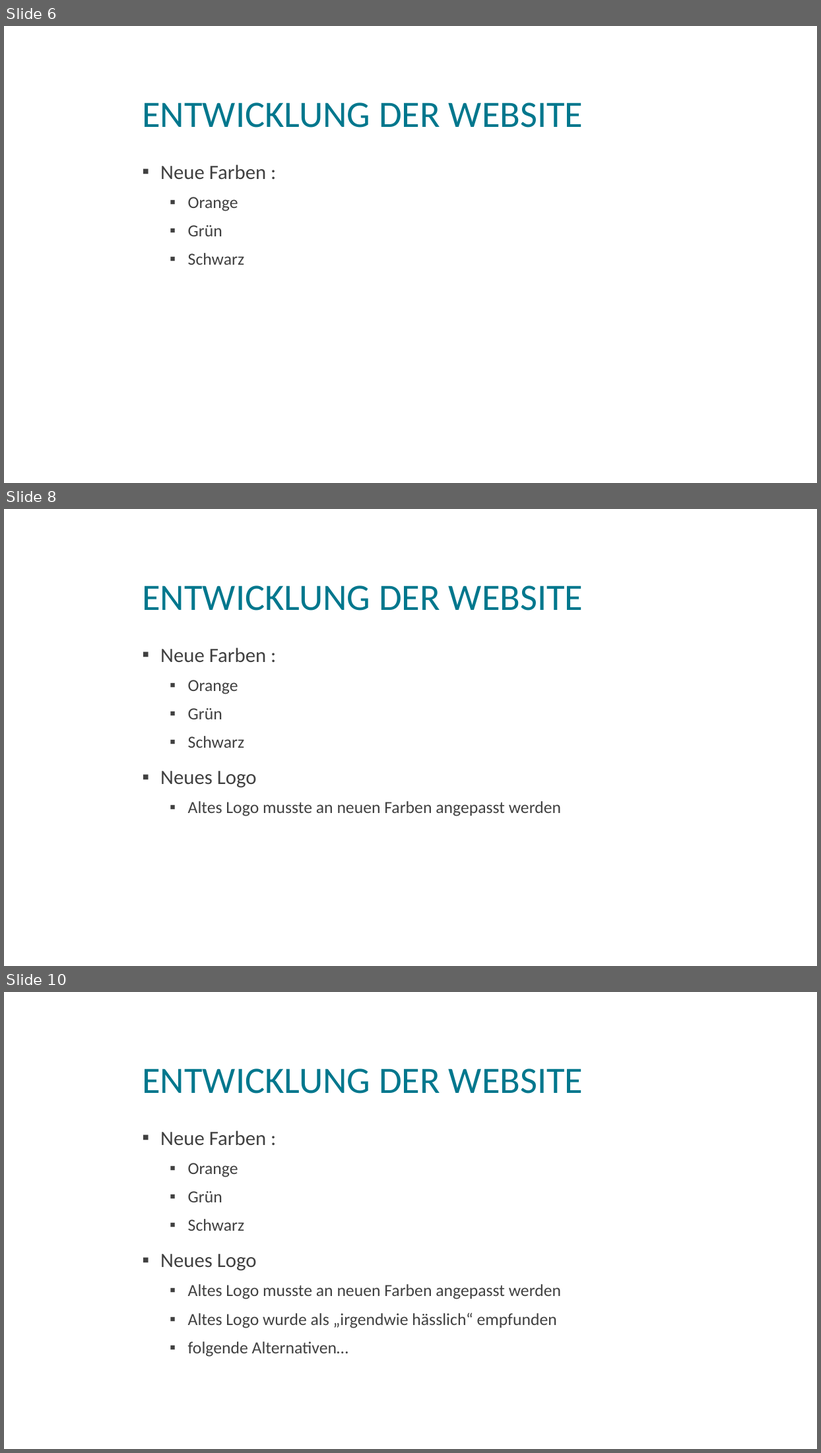
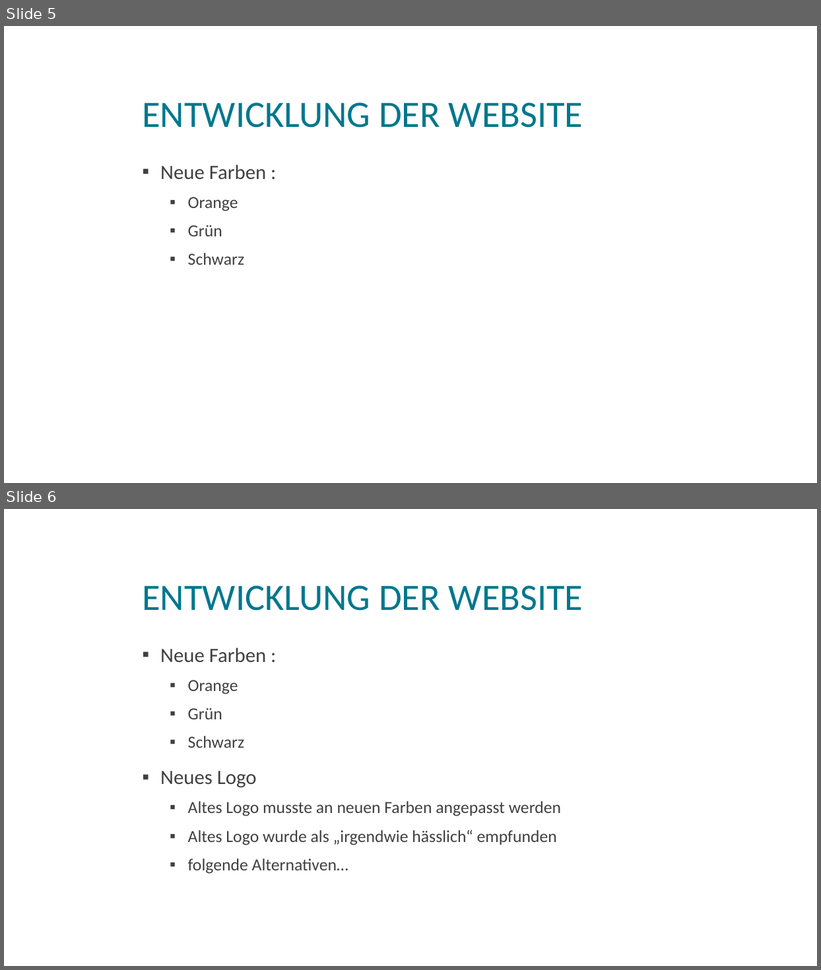
Before and after one commit to magharmi/StudentenFuerStudenten, a slide deck: websitePPneu.pptx. Shown one above the other, each under a label of ours: slides 6, 8 and 10 before the commit, slides 5 and 6 after it; the slides between them are not shown. The pictures are 821x1453 and 821x970 pixels, drawn with LibreOffice and Linux fonts; fonts in the diff are those of the drawing; background and template pictures are left out. Boxes give left, top, right and bottom in pixels: in the first picture for what was removed or moved away, otherwise in the second. Text is boxed around its words. In the diff, an @@ line names an element or a change of style, - is before the commit and + after.

```diff
--- a/websitePPneu.pptx
+++ b/websitePPneu.pptx
@@ slide 8 removed at <box>4,509,817,966</box>, background picture (left out) @@
@@ title removed at <box>142,586,583,611</box> @@
-ENTWICKLUNG DER WEBSITE
@@ text removed at <box>160,648,561,817</box> @@
-▪ Neue Farben :
-  ▪ Orange
-  ▪ Grün
-  ▪ Schwarz
-▪ Neues Logo
-  ▪ Altes Logo musste an neuen Farben angepasst werden
@@ what was slide 6 is now slide 5 @@
@@ what was slide 10 is now slide 6 @@
```
Also in this commit, not shown: 13 slides changed, 1 slide added, 7 other slides removed, 2 other files.
